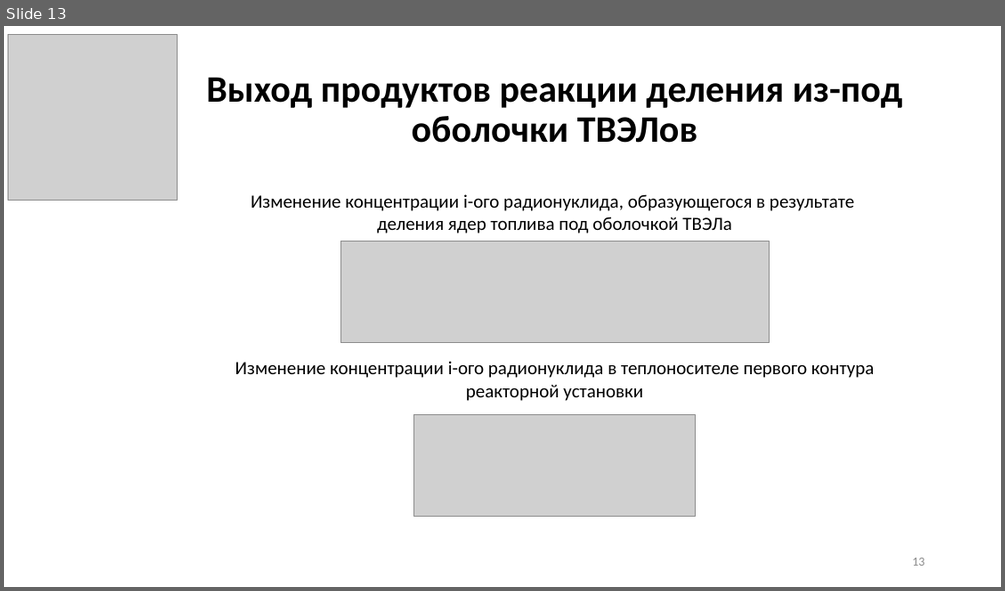
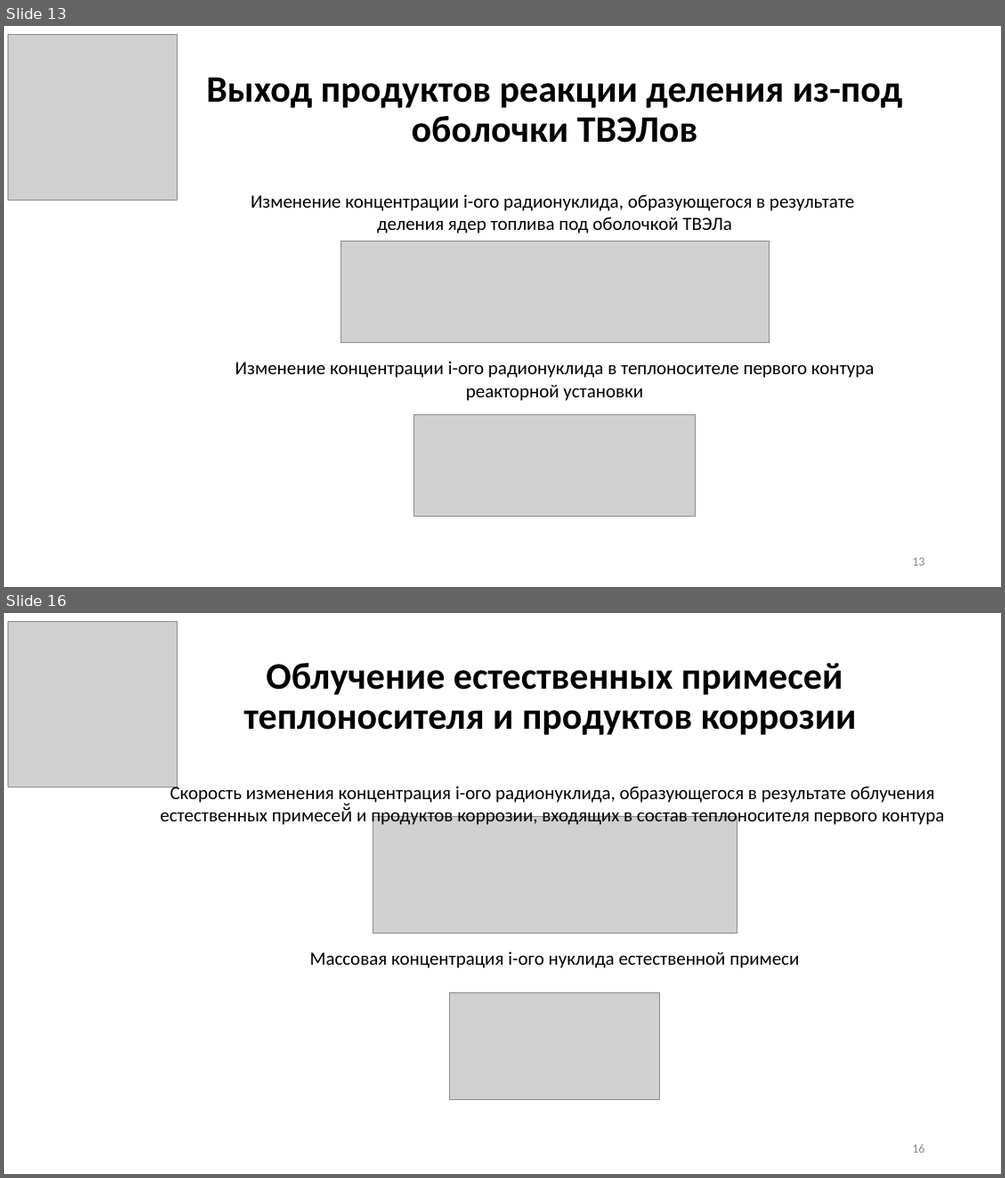
Before and after one commit to GolovPavel/diploma_golov, a slide deck: practice/presentation/practice.pptx. Shown one above the other, each under a label of ours: slide 13 before the commit, slides 13 and 16 after it; the slides between them are not shown. The pictures are 1005x591 and 1005x1178 pixels, drawn with LibreOffice and Linux fonts; fonts in the diff are those of the drawing; grey boxes stand for pictures. Boxes give left, top, right and bottom in pixels: in the first picture for what was removed or moved away, otherwise in the second. Text is boxed around its words. In the diff, an @@ line names an element or a change of style, - is before the commit and + after.

```diff
--- a/practice/presentation/practice.pptx
+++ b/practice/presentation/practice.pptx
@@ slide 16 added at (x1=4, y1=613, x2=1001, y2=1174), background #FFFFFF @@
@@ picture added at (x1=8, y1=621, x2=177, y2=787) @@
@@ title added at (x1=244, y1=663, x2=857, y2=735), 36 pt, text #000000, bold @@
+Облучение естественных примесей теплоносителя и продуктов коррозии
@@ text added at (x1=160, y1=783, x2=944, y2=827), 18 pt, text #000000 @@
+Скорость изменения концентрация i-ого радионуклида, образующегося в результате облучения
+естественных примесей̆ и продуктов коррозии, входящих в состав теплоносителя первого контура
@@ picture added at (x1=372, y1=817, x2=736, y2=933) @@
@@ text added at (x1=310, y1=951, x2=799, y2=968), 18 pt, text #000000 @@
+Массовая концентрация i-ого нуклида естественной примеси
@@ picture added at (x1=450, y1=992, x2=660, y2=1100) @@
@@ page number added at (x1=912, y1=1144, x2=924, y2=1152), 12 pt, text #8C8C8C @@
+16
```
Also in this commit, not shown: 2 slides changed, 1 other slide added.
